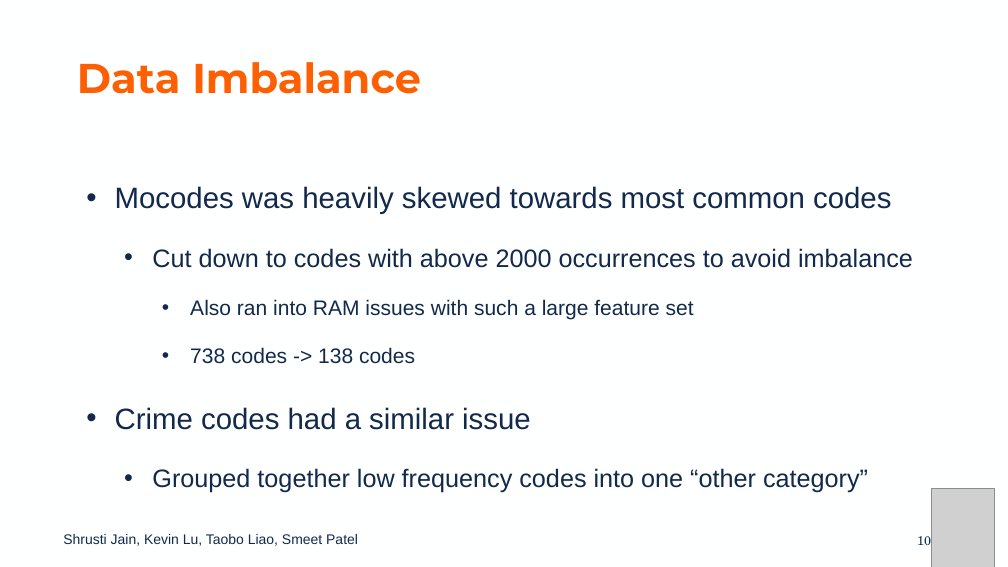
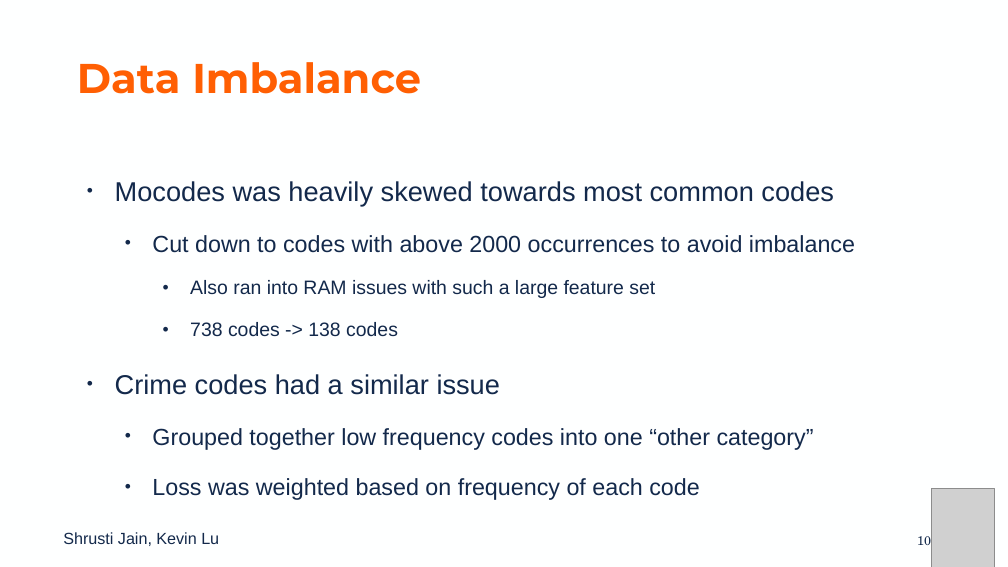
Before and after one commit to kslu2/Predicting_LA_Crimes, a slide deck: slide 10 of Project Presentation.pptx. Drawn at 1008x567 pixels with LibreOffice and Linux fonts; fonts in the diff are those of the drawing; grey boxes stand for pictures; background and template pictures are left out. Boxes give left, top, right and bottom in pixels: in the first picture for what was removed or moved away, otherwise in the second. Text is boxed around its words. In the diff, an @@ line names an element or a change of style, - is before the commit and + after.

```diff
--- a/Project Presentation.pptx
+++ b/Project Presentation.pptx
@@ text at (115,181,855,450): size 28 to 25.9 pt in "Mocodes was heavily skewed towards most common ...", "Crime codes had a similar issue"; size 24 to 22.2 pt in "Cut down to codes with above 2000 ...", "Grouped together low frequency codes into one ..."; size 20 to 18.5 pt in "Also ran into RAM issues with such ...", "738 codes -> 138 codes"; indent changed; line spacing 1.9 to 1.8 @@
@@ text at (152,478,700,500): paragraph added @@
+  • Loss was weighted based on frequency of each code
@@ text at (63,532,219,546): text changed; size 13.3 to 15.4 pt @@
-Shrusti Jain, Kevin Lu, Taobo Liao, Smeet Patel
+Shrusti Jain, Kevin Lu
```
Also in this commit, not shown: 19 other slides changed, 5 slides added, 4 slides removed, 3 other files.
